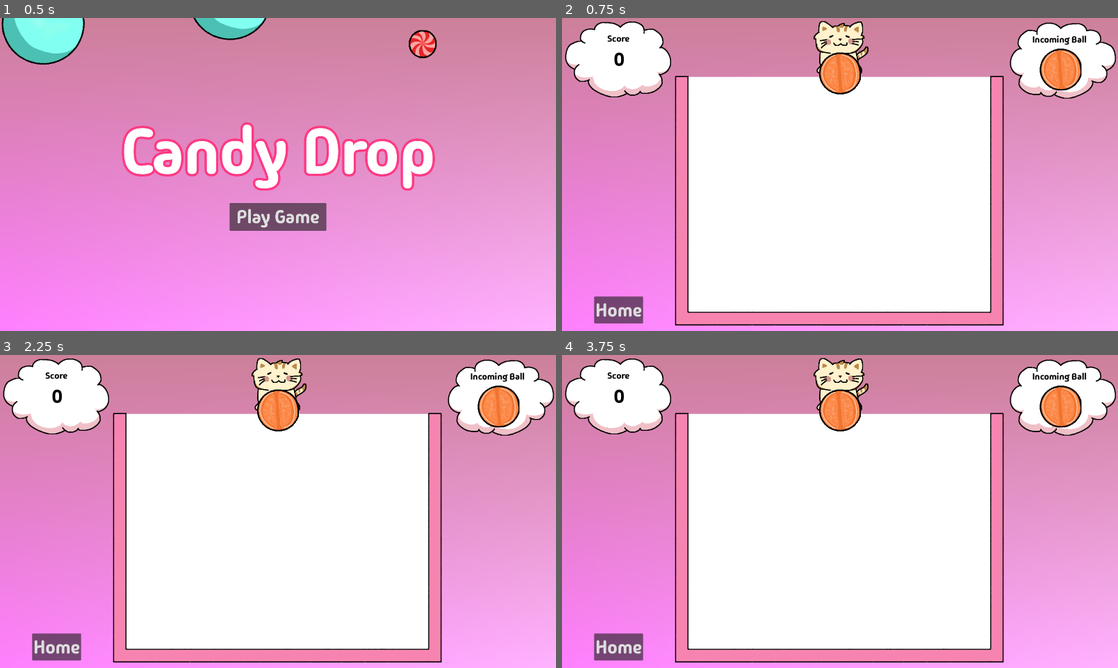
Above: before the commit, frames 1-4 (two rows, left to right).
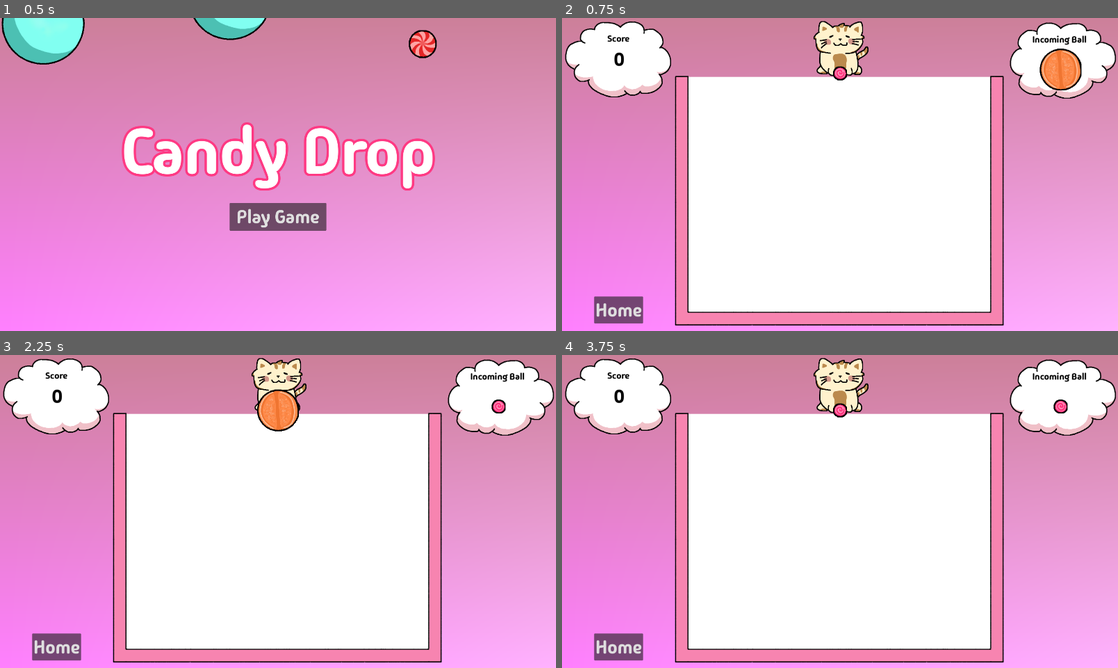
Above: after the commit, the same moments.

Repository: jadicodes/candy-drop
Game: Godot game, scene res://menus/home_menu.tscn
Same seed, same stepped clock (60 frames per second), same inputs: the game is played once before the commit and once after it.
Inputs:
- Up to frame 1 (0.5 s): no input
- Up to frame 2 (0.75 s): click "Play Game" at 0.5 s
- Up to frame 3 (2.25 s): click "Home" at 1.25 s; click "Play Game" at 2 s
- Up to frame 4 (3.75 s): click "Home" at 2.75 s; click "Play Game" at 3.5 s

Frame 1 is identical in both runs. In frame 2, 0.8% of the frame differs, in the area x 46-54%, y 10-25%; in frame 3, 0.8%; in frame 4, 1.6%, in the area x 46-94%, y 9-25%.

Commit message:
Interpolate score

Diff:
--- a/project/world/ball_selector.gd
+++ b/project/world/ball_selector.gd
@@ -1,6 +1,6 @@
 extends Node
 
-var throwable_balls = [2]
+var throwable_balls = [0, 1, 2]
 var all_balls = [0, 1, 2, 3, 4, 5, 6, 7]
 var ball_queue = []
 
--- a/project/world/score/score_display.gd
+++ b/project/world/score/score_display.gd
@@ -1,16 +1,19 @@
 extends Control
 
 var score: int = 0
+var new_score: int = 0
+var displayed_score: float = 0
 
+func _process(_delta) -> void:
+	# Interpolate the displayed score towards the new score
+	displayed_score = lerp(float(displayed_score), float(new_score), 0.05)
+	$Cloud/ScoreLabel.text = str(int(displayed_score))
 
-func _update_score_label():
-	$Cloud/ScoreLabel.text = str(score)
+	# Update the score immediately after updating the displayed score
+	score = new_score
 
+func _add_to_score(num: int) -> void:
+	new_score += num
 
-func _add_to_score(num):
-	score = score + num
-	_update_score_label()
-
-
-func _return_score():
+func _return_score() -> int:
 	return score
--- a/project/world/world.gd
+++ b/project/world/world.gd
@@ -113,7 +113,7 @@
 
 func _calculate_score():
 	var mult = _ball._return_multiplier()
-	$ScoreDisplay._add_to_score(10 * mult)
+	$ScoreDisplay._add_to_score(11 * mult)
 
 
 func _on_home_button_pressed():
